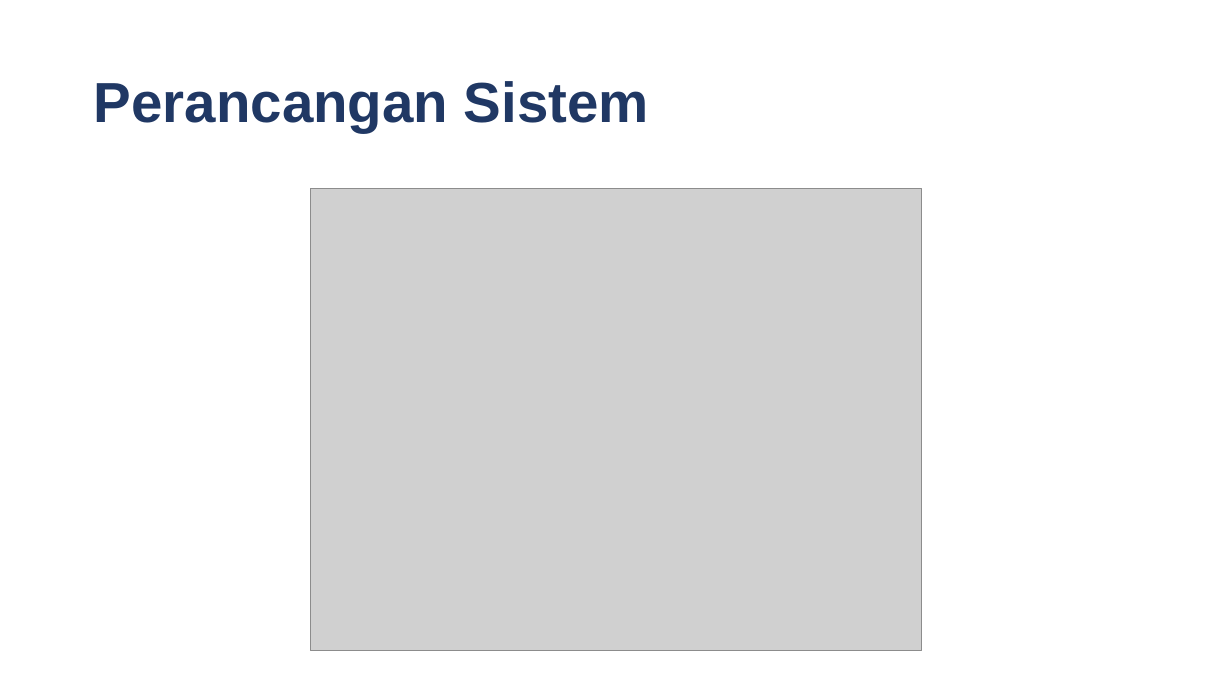
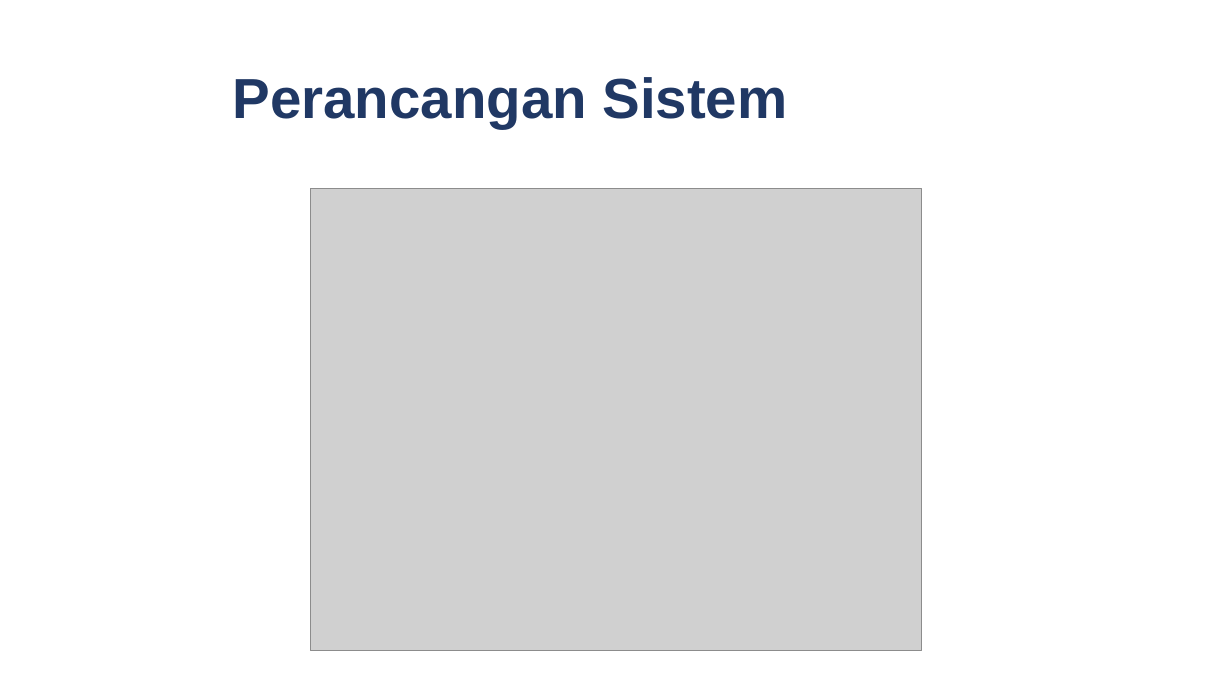
Before and after one commit to satrioadityo/VoG, a slide deck: slide 6 of Presentasi Implementasi VoG.pptx (slide 7 before the commit). Drawn at 1232x693 pixels with LibreOffice and Linux fonts; fonts in the diff are those of the drawing; grey boxes stand for pictures; background and template pictures are left out. Boxes give left, top, right and bottom in pixels: in the first picture for what was removed or moved away, otherwise in the second. Text is boxed around its words. In the diff, an @@ line names an element or a change of style, - is before the commit and + after.

```diff
--- a/Presentasi Implementasi VoG.pptx
+++ b/Presentasi Implementasi VoG.pptx
@@ title "Perancangan Sistem" moved from (x1=94, y1=81, x2=649, y2=132) to (x1=233, y1=77, x2=787, y2=129) @@
```
Also in this commit, not shown: 12 other slides changed, 1 slide added, 2 slides removed, 3 other files.
